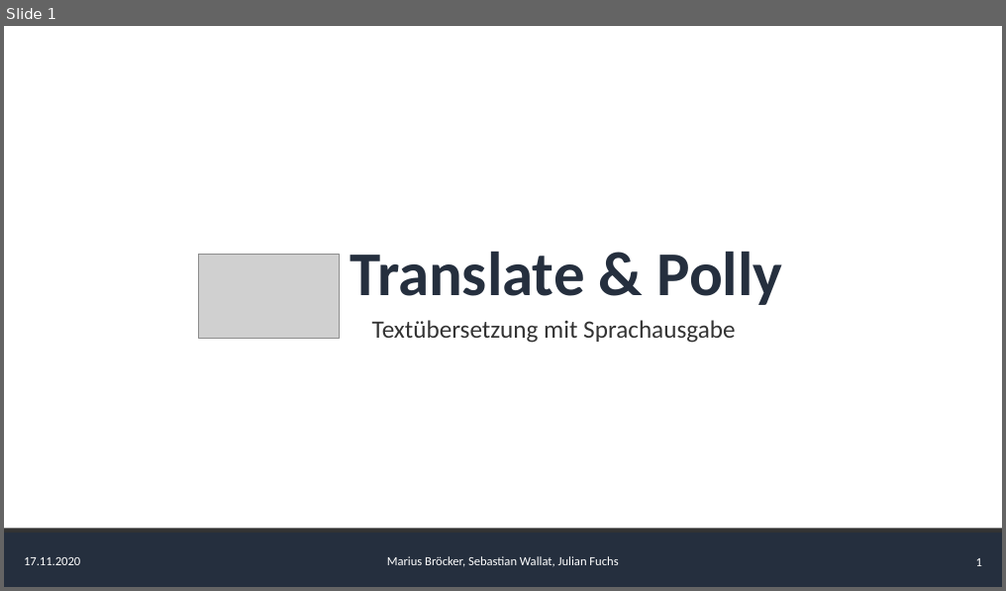
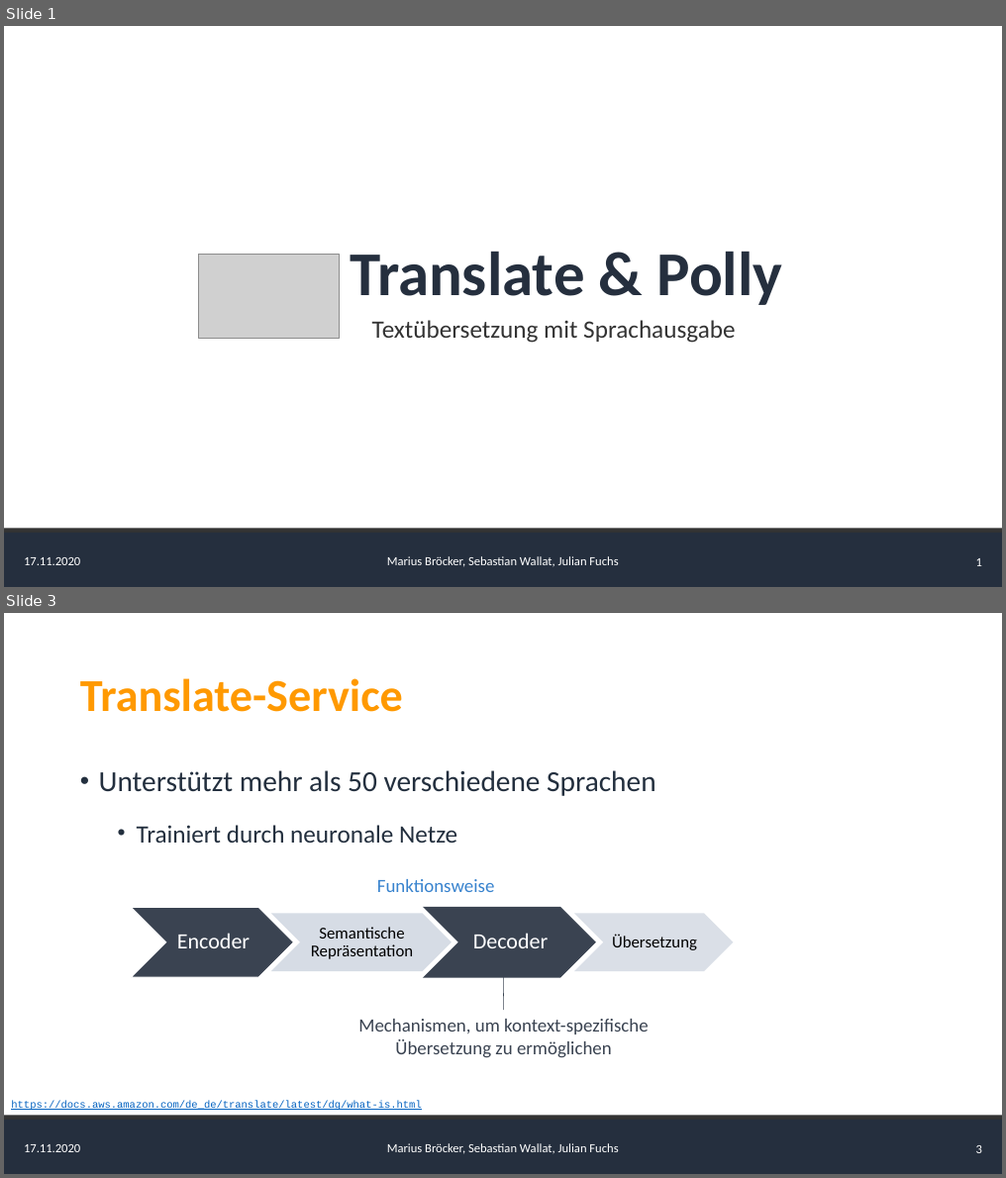
Before and after one commit to AlgorithmicEntropy/AWS_Translate_Polly, a slide deck: presentation/Presentation.pptx. Shown one above the other, each under a label of ours: slide 1 before the commit, slides 1 and 3 after it; the slides between them are not shown. The pictures are 1006x591 and 1006x1178 pixels, drawn with LibreOffice and Linux fonts; fonts in the diff are those of the drawing; grey boxes stand for pictures. Boxes give left, top, right and bottom in pixels: in the first picture for what was removed or moved away, otherwise in the second. Text is boxed around its words. In the diff, an @@ line names an element or a change of style, - is before the commit and + after.

Commit message:
first draft, pages about polly and translate

```diff
--- a/presentation/Presentation.pptx
+++ b/presentation/Presentation.pptx
@@ slide 3 added at (4, 613, 1002, 1174), background #FFFFFF; not listed: 5 template elements that a slide beside it also shows @@
@@ title added at (80, 678, 403, 712), 44 pt, text #FF9900, bold @@
+Translate-Service
@@ text added at (99, 770, 655, 843), 28 pt, text #232F3E @@
+• Unterstützt mehr als 50 verschiedene Sprachen
+  • Trainiert durch neuronale Netze
@@ text added at (377, 879, 495, 892), 18 pt, text #3883CE @@
+Funktionsweise
@@ group added at (132, 907, 734, 978): 4 chevrons, 4 texts @@
+Encoder
+Semantische Repräsentation
+Decoder
+Übersetzung
@@ line added from (504, 1011) to (503, 956), #3A4351 0.5 pt @@
@@ text added at (358, 1019, 648, 1059), 18 pt, text #3A4351 @@
+Mechanismen, um kontext-spezifische Übersetzung zu ermöglichen
@@ text added at (11, 1100, 421, 1110), 10 pt, text #0563C1, underline @@
+https://docs.aws.amazon.com/de_de/translate/latest/dg/what-is.html
```
Also in this commit, not shown: 4 other slides added.
